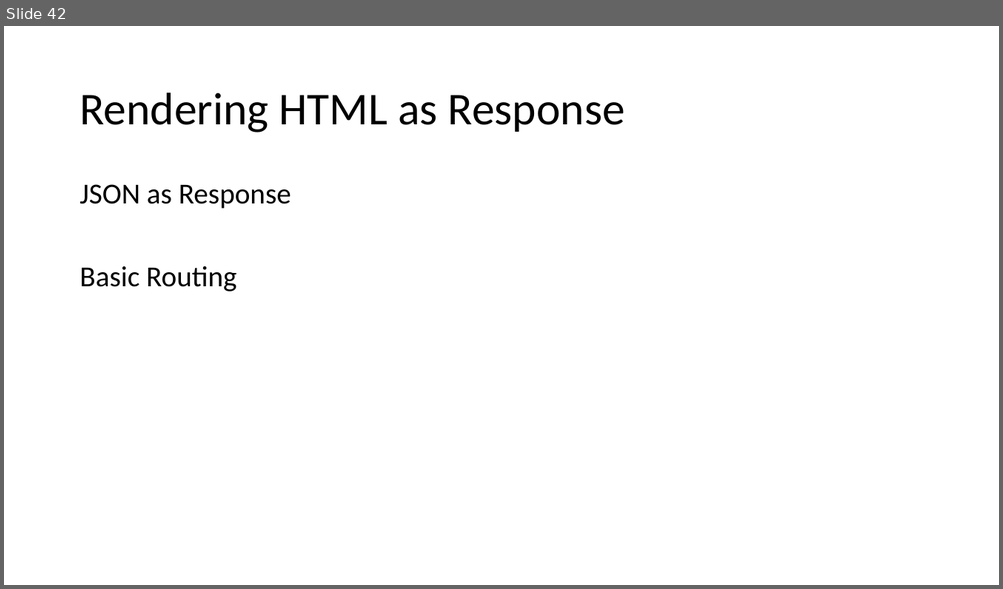
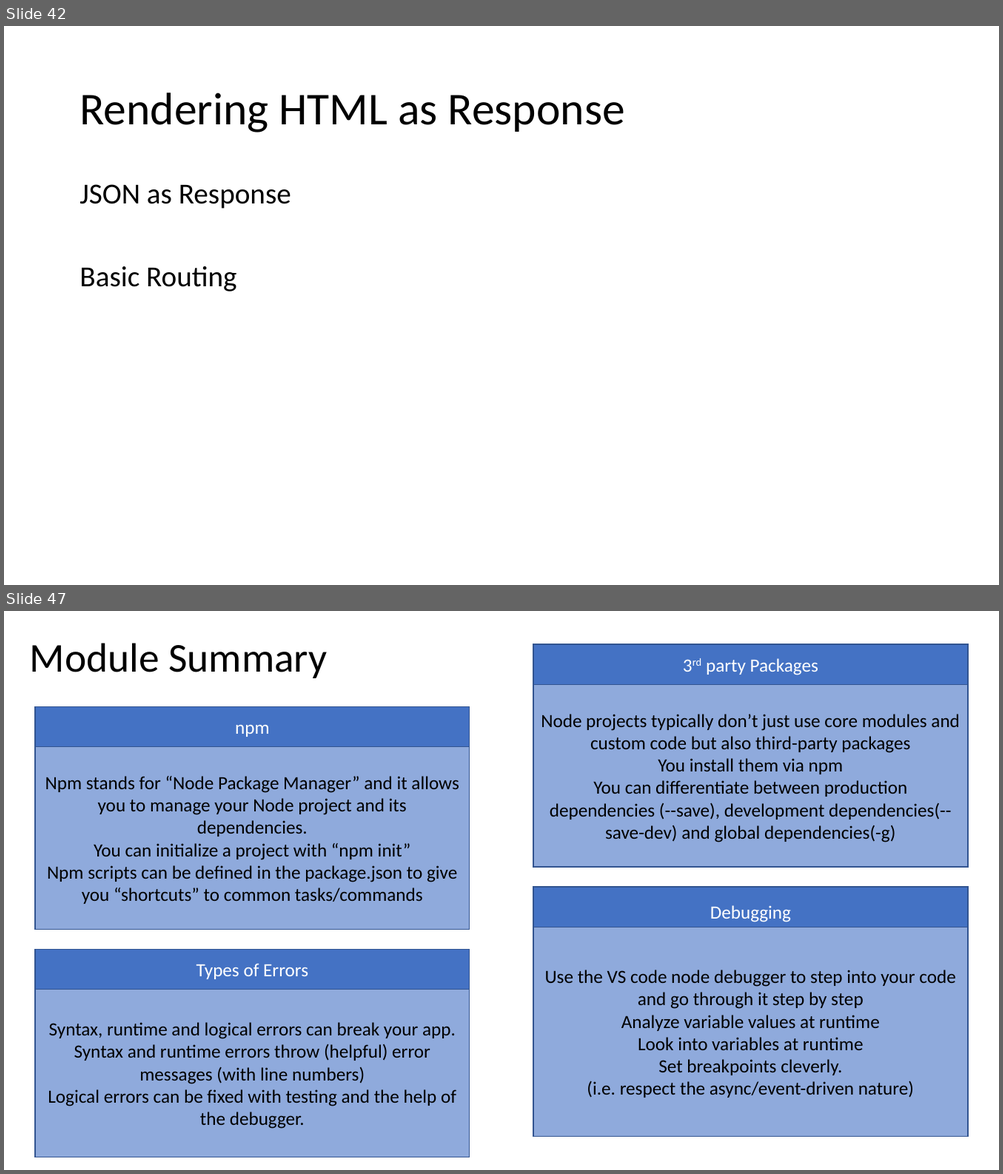
Before and after one commit to PiyushChaturvedii/Batch04, a slide deck: What is Node.pptx. Shown one above the other, each under a label of ours: slide 42 before the commit, slides 42 and 47 after it; the slides between them are not shown. The pictures are 1003x589 and 1003x1174 pixels, drawn with LibreOffice and Linux fonts; fonts in the diff are those of the drawing. Boxes give left, top, right and bottom in pixels: in the first picture for what was removed or moved away, otherwise in the second. Text is boxed around its words. In the diff, an @@ line names an element or a change of style, - is before the commit and + after.

```diff
--- a/What is Node.pptx
+++ b/What is Node.pptx
@@ slide 47 added at [4,611,999,1170], background #FFFFFF @@
@@ title added at [30,643,327,678], 39.6 pt, text #000000 @@
+Module Summary
@@ rectangle added at [533,644,967,685], fill #4472C4, outline #325491 1 pt, 18 pt, text #FFFFFF @@
+3rd party Packages
@@ rectangle added at [533,685,967,868], fill #8FAADC, outline #325491 1 pt, 18 pt, text #000000 @@
+Node projects typically don’t just use core modules and custom code but also third-party packages
+You install them via npm
+You can differentiate between production dependencies (--save), development dependencies(--save-dev) and global dependencies(-g)
@@ rectangle added at [35,706,469,747], fill #4472C4, outline #325491 1 pt, 18 pt, text #FFFFFF @@
+npm
@@ rectangle added at [35,747,469,930], fill #8FAADC, outline #325491 1 pt, 18 pt, text #000000 @@
+Npm stands for “Node Package Manager” and it allows you to manage your Node project and its dependencies.
+You can initialize a project with “npm init”
+Npm scripts can be defined in the package.json to give you “shortcuts” to common tasks/commands
@@ rectangle added at [533,887,967,937], fill #4472C4, outline #325491 1 pt, 18 pt, text #FFFFFF @@
+Debugging
@@ rectangle added at [533,927,967,1137], fill #8FAADC, outline #325491 1 pt, 18 pt, text #000000 @@
+Use the VS code node debugger to step into your code and go through it step by step
+Analyze variable values at runtime
+Look into variables at runtime
+Set breakpoints cleverly.
+(i.e. respect the async/event-driven nature)
@@ rectangle added at [35,950,469,990], fill #4472C4, outline #325491 1 pt, 18 pt, text #FFFFFF @@
+Types of Errors
@@ rectangle added at [35,989,469,1157], fill #8FAADC, outline #325491 1 pt, 18 pt, text #000000 @@
+Syntax, runtime and logical errors can break your app.
+Syntax and runtime errors throw (helpful) error messages (with line numbers)
+Logical errors can be fixed with testing and the help of the debugger.
```
Also in this commit, not shown: 9 other slides added, 5 other files.
